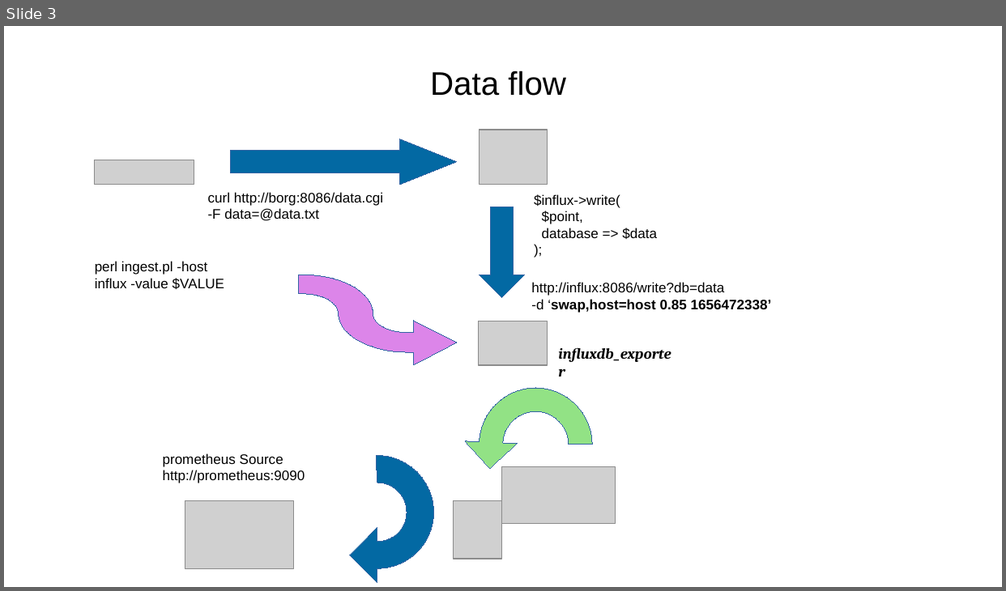
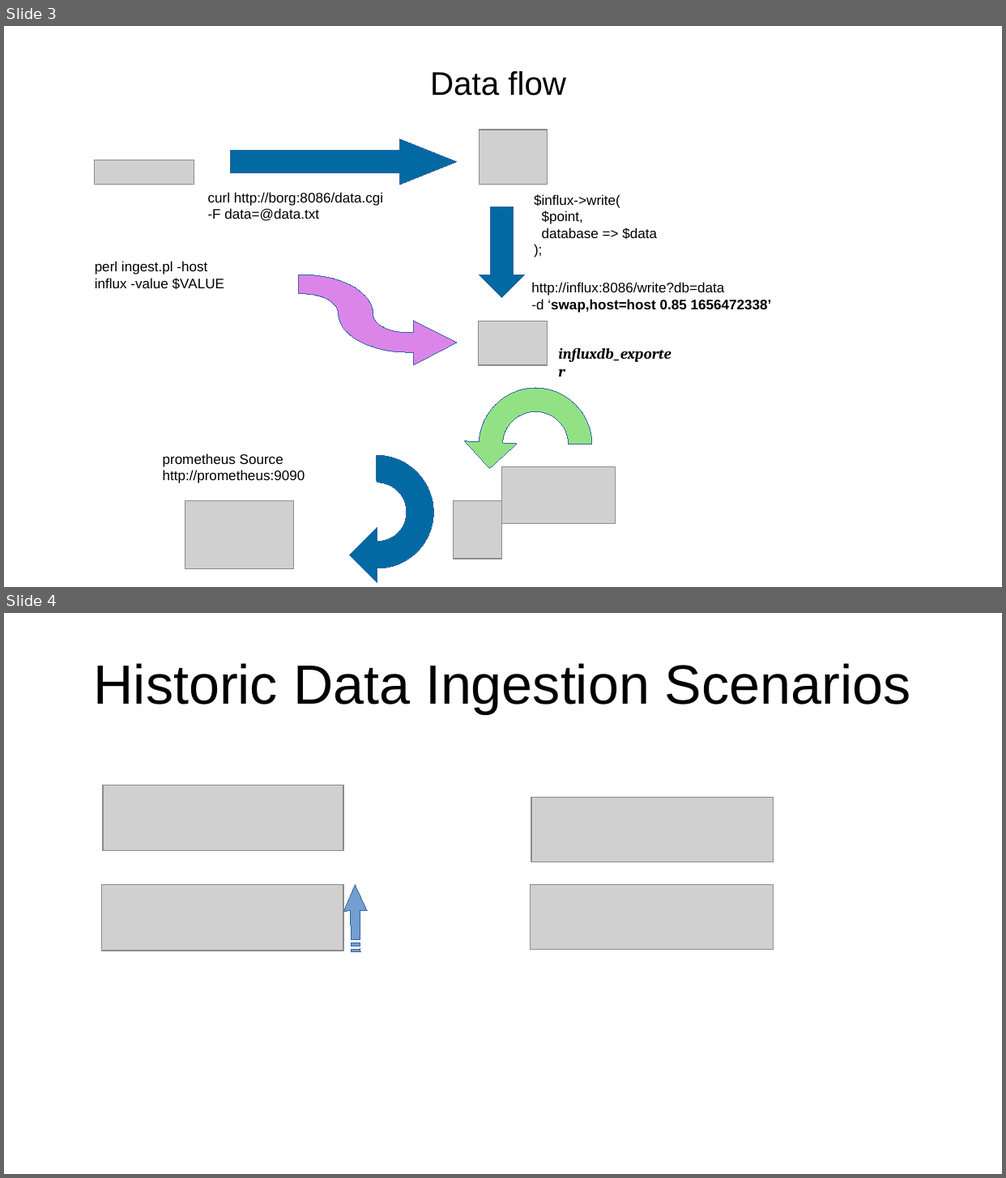
Before and after one commit to sergueik/springboot_study, a slide deck: basic-influxdb/data flow.odp. Shown one above the other, each under a label of ours: slide 3 before the commit, slides 3 and 4 after it. The pictures are 1006x591 and 1006x1178 pixels, drawn with LibreOffice and Linux fonts; fonts in the diff are those of the drawing; grey boxes stand for pictures. Boxes give left, top, right and bottom in pixels: in the first picture for what was removed or moved away, otherwise in the second. Text is boxed around its words. In the diff, an @@ line names an element or a change of style, - is before the commit and + after.

```diff
--- a/basic-influxdb/data flow.odp
+++ b/basic-influxdb/data flow.odp
@@ slide 4 added at (x1=4, y1=613, x2=1002, y2=1174), background #FFFFFF @@
@@ title added at (x1=94, y1=663, x2=911, y2=714), 44 pt, text #000000 @@
+Historic Data Ingestion Scenarios
@@ picture added at (x1=103, y1=786, x2=343, y2=851) @@
@@ picture added at (x1=532, y1=797, x2=774, y2=862) @@
@@ picture added at (x1=102, y1=884, x2=343, y2=951) @@
@@ freeform shape added at (x1=343, y1=885, x2=368, y2=953), fill #729FCF, outline #3465A4 0 pt @@
@@ picture added at (x1=530, y1=884, x2=774, y2=950) @@
```
Also in this commit, not shown: 2 other slides changed, 7 other files.
